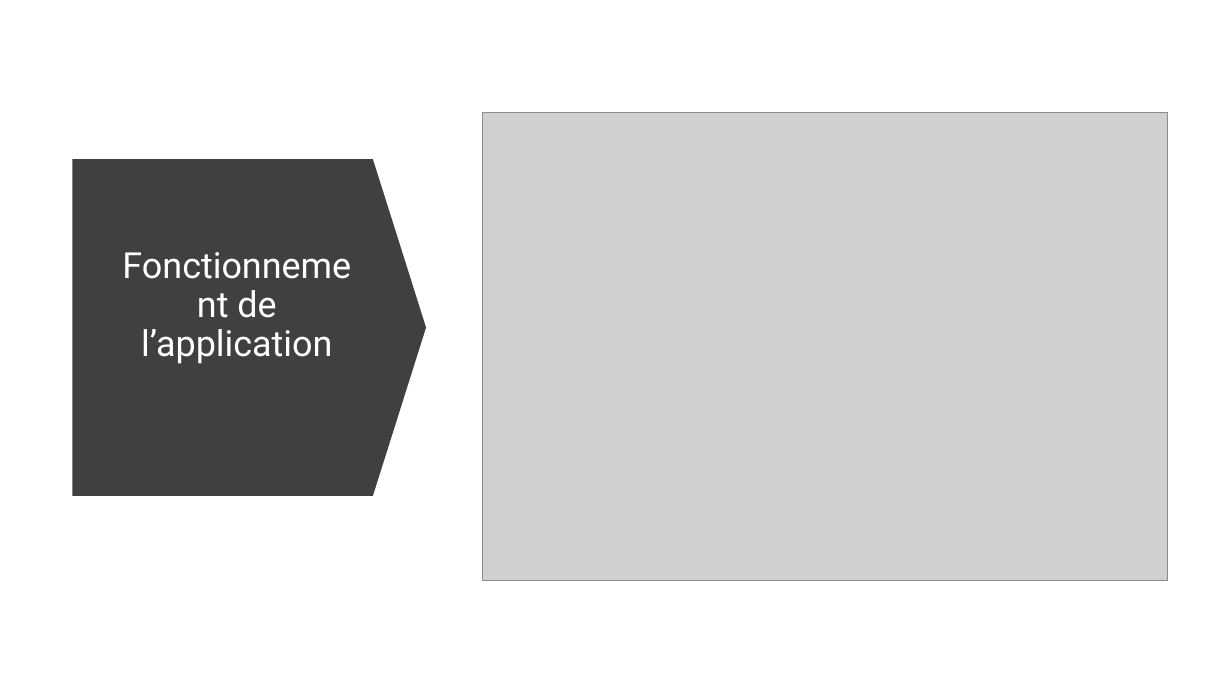
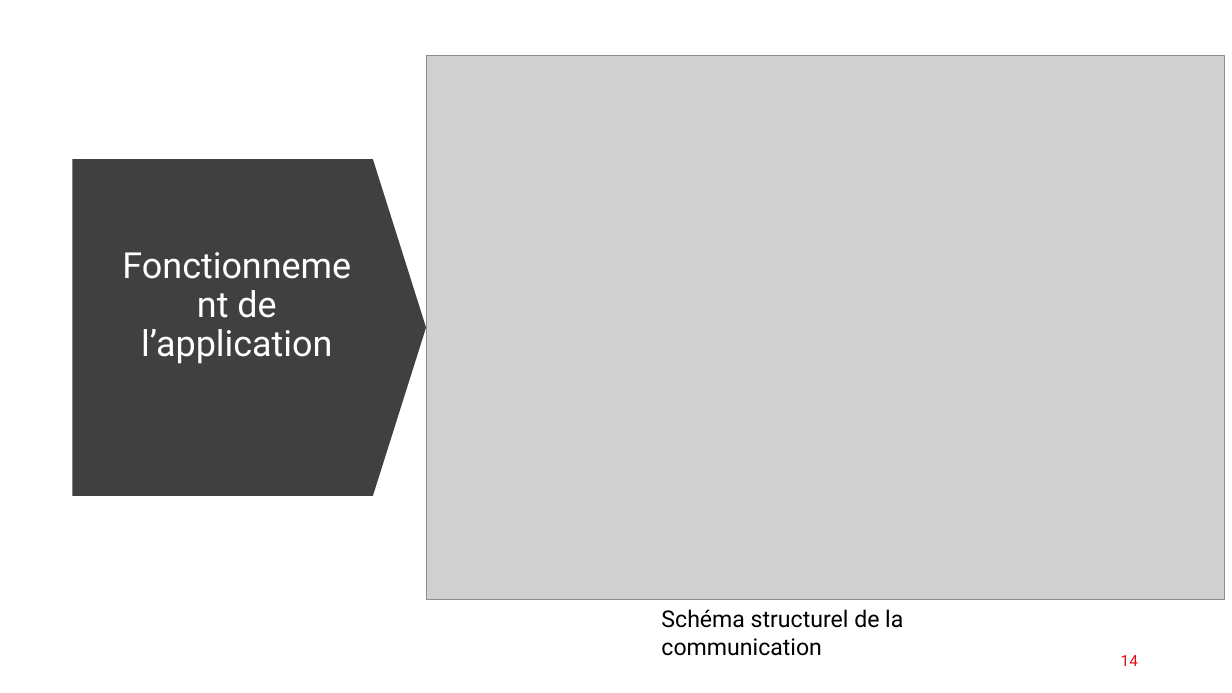
Before and after one commit to Eliott-07/Centrale-PV-Securisee-2026, a slide deck: slide 14 of docs/Présentation_Projet_SMACP.pptx (slide 7 before the commit). Drawn at 1232x693 pixels with LibreOffice and Linux fonts; fonts in the diff are those of the drawing; grey boxes stand for pictures. Boxes give left, top, right and bottom in pixels: in the first picture for what was removed or moved away, otherwise in the second. Text is boxed around its words. In the diff, an @@ line names an element or a change of style, - is before the commit and + after.

```diff
--- a/docs/Présentation_Projet_SMACP.pptx
+++ b/docs/Présentation_Projet_SMACP.pptx
@@ picture: place and size @@
-picture at <box>482,113,1168,580</box>
+picture at <box>426,55,1225,601</box>
@@ text added at <box>661,609,903,656</box>, 18 pt, text #000000 @@
+Schéma structurel de la communication
@@ page number added at <box>1121,655,1138,666</box>, 12 pt, text #FF0000 @@
+14
```
Also in this commit, not shown: 6 other slides changed, 21 slides added, 3 slides removed, 2 other files.
